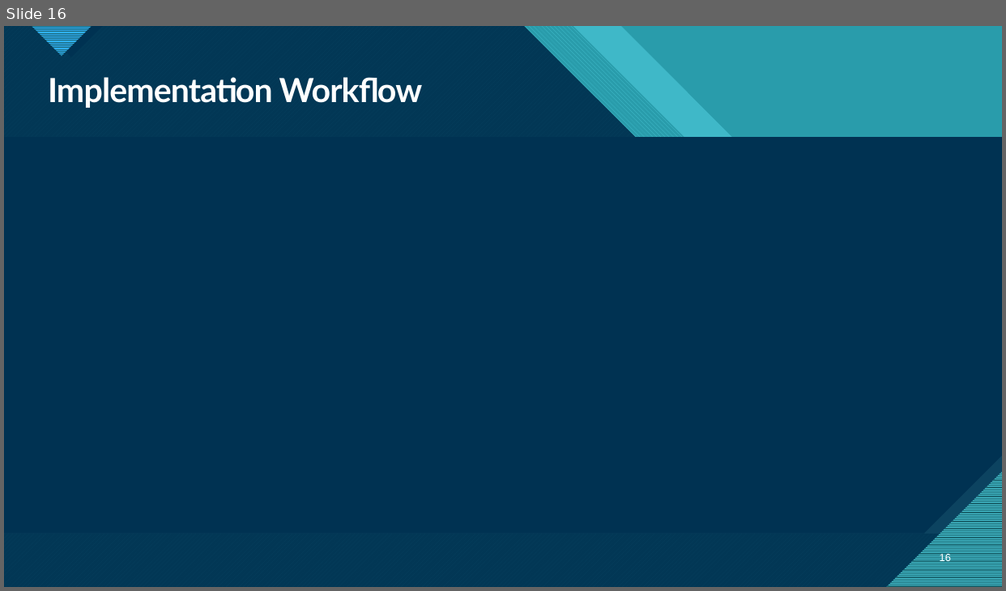
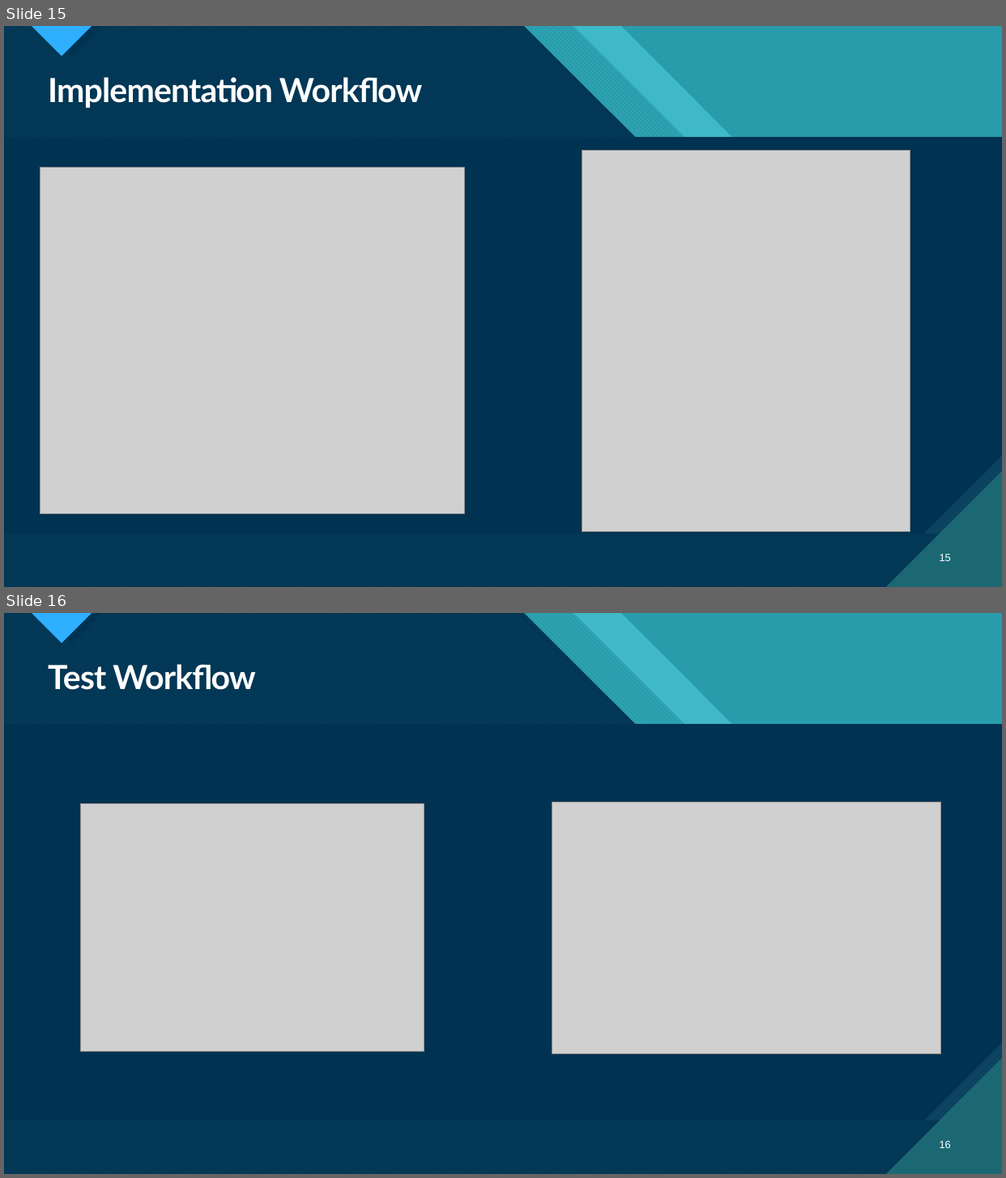
Before and after one commit to JacquelynDeHart/SIMS_CS3321, a slide deck: SE Final SIMS Presentation.pptx. Shown one above the other, each under a label of ours: slide 16 before the commit, slides 15 and 16 after it. The pictures are 1006x591 and 1006x1178 pixels, drawn with LibreOffice and Linux fonts; fonts in the diff are those of the drawing; grey boxes stand for pictures. Boxes give left, top, right and bottom in pixels: in the first picture for what was removed or moved away, otherwise in the second. Text is boxed around its words. In the diff, an @@ line names an element or a change of style, - is before the commit and + after.

```diff
--- a/SE Final SIMS Presentation.pptx
+++ b/SE Final SIMS Presentation.pptx
@@ slide 16 added at bbox=[4, 613, 1002, 1174], background #47C3D3; not listed: 18 template elements that a slide beside it also shows @@
@@ title added at bbox=[48, 664, 255, 690], 32 pt, text #FFFFFF, bold @@
+Test Workflow
@@ picture added at bbox=[80, 804, 424, 1052] @@
@@ picture added at bbox=[552, 803, 941, 1054] @@
@@ page number added at bbox=[940, 1141, 951, 1148], 10 pt, text #FFFFFF @@
+16
@@ what was slide 16 is now slide 15 @@
@@ slide 15 changed as well @@
@@ freeform shape at bbox=[4, 26, 1002, 587]: outline redrawn @@
@@ freeform shape at bbox=[4, 26, 1002, 587]: outline redrawn @@
@@ picture added at bbox=[40, 168, 464, 514] @@
@@ picture added at bbox=[582, 150, 910, 532] @@
@@ page number at bbox=[940, 554, 951, 561]: text changed @@
-16
+15
```
Also in this commit, not shown: 17 other slides changed, 1 slide removed.
